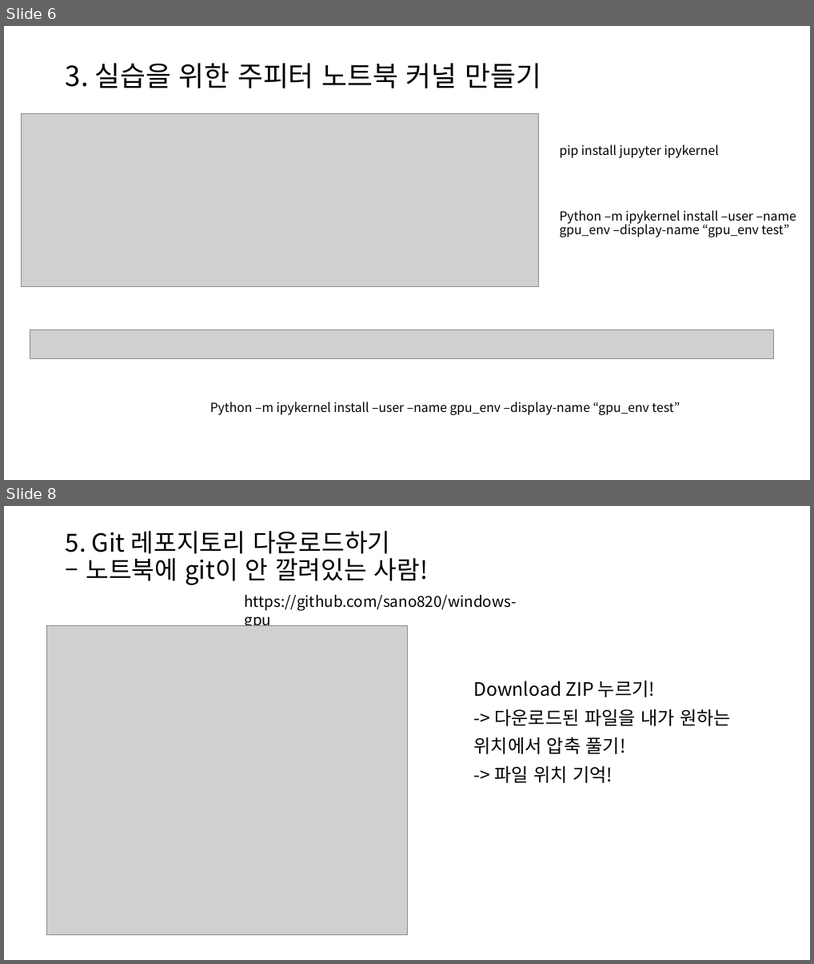
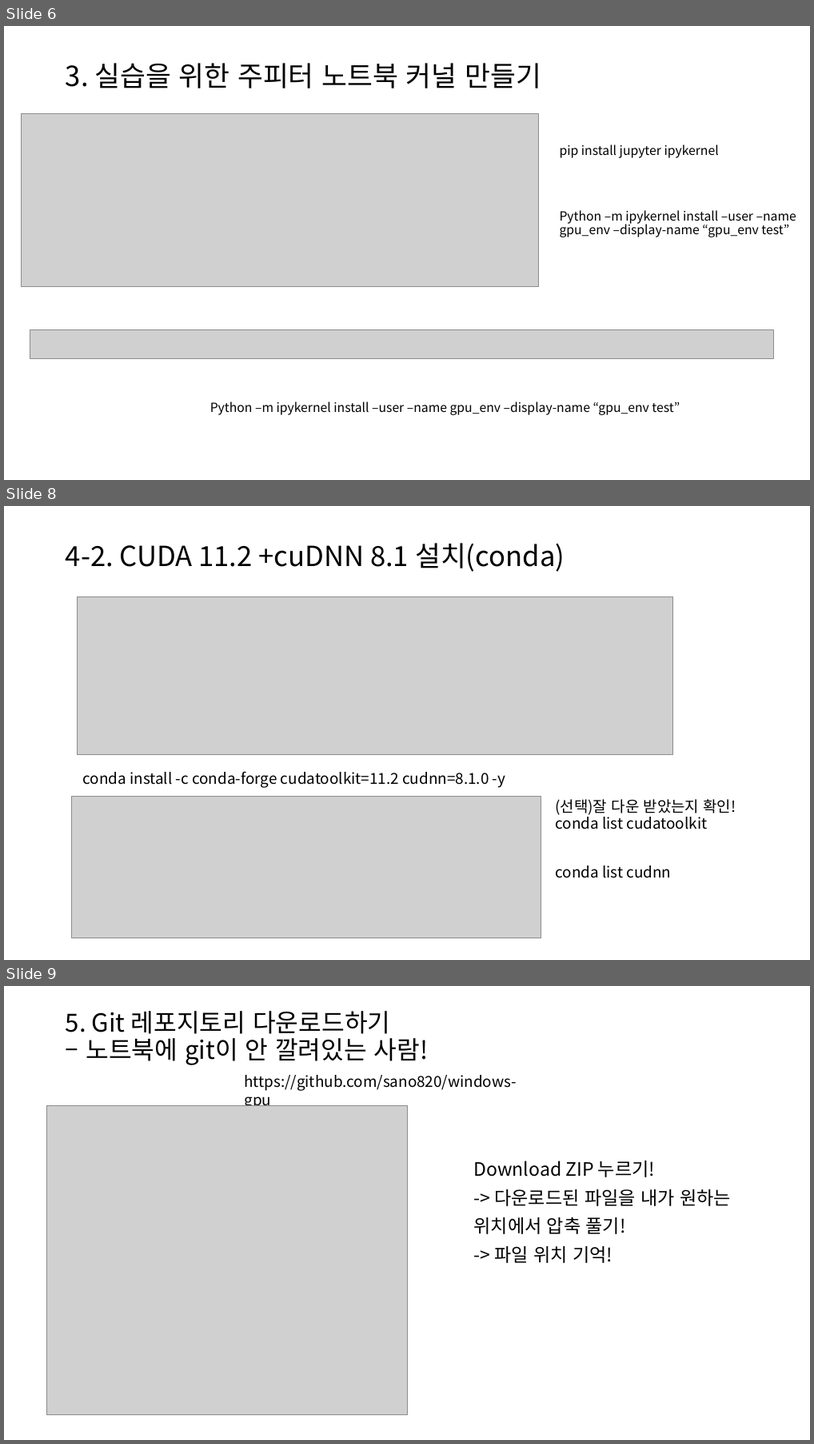
Before and after one commit to sano820/windows-gpu, a slide deck: docs/setting_gpu_for_window.pptx. Shown one above the other, each under a label of ours: slides 6 and 8 before the commit, slides 6, 8 and 9 after it; the slides between them are not shown. The pictures are 814x964 and 814x1444 pixels, drawn with LibreOffice and Linux fonts; fonts in the diff are those of the drawing; grey boxes stand for pictures. Boxes give left, top, right and bottom in pixels: in the first picture for what was removed or moved away, otherwise in the second. Text is boxed around its words. In the diff, an @@ line names an element or a change of style, - is before the commit and + after.

```diff
--- a/docs/setting_gpu_for_window.pptx
+++ b/docs/setting_gpu_for_window.pptx
@@ slide 8 added at box(4, 506, 810, 960), background #FFFFFF @@
@@ title added at box(66, 543, 565, 572), 33 pt, text #000000 @@
+4-2. CUDA 11.2 +cuDNN 8.1 설치(conda)
@@ picture added at box(77, 596, 673, 755) @@
@@ text added at box(83, 771, 506, 788), 18 pt, text #000000 @@
+conda install -c conda-forge cudatoolkit=11.2 cudnn=8.1.0 -y
@@ picture added at box(71, 796, 541, 937) @@
@@ text added at box(555, 799, 737, 878), 18 pt, text #000000 @@
+(선택)잘 다운 받았는지 확인!
+conda list cudatoolkit
+conda list cudnn
@@ what was slide 8 is now slide 9 @@
```
Also in this commit, not shown: 1 slide changed, 3 other files.
